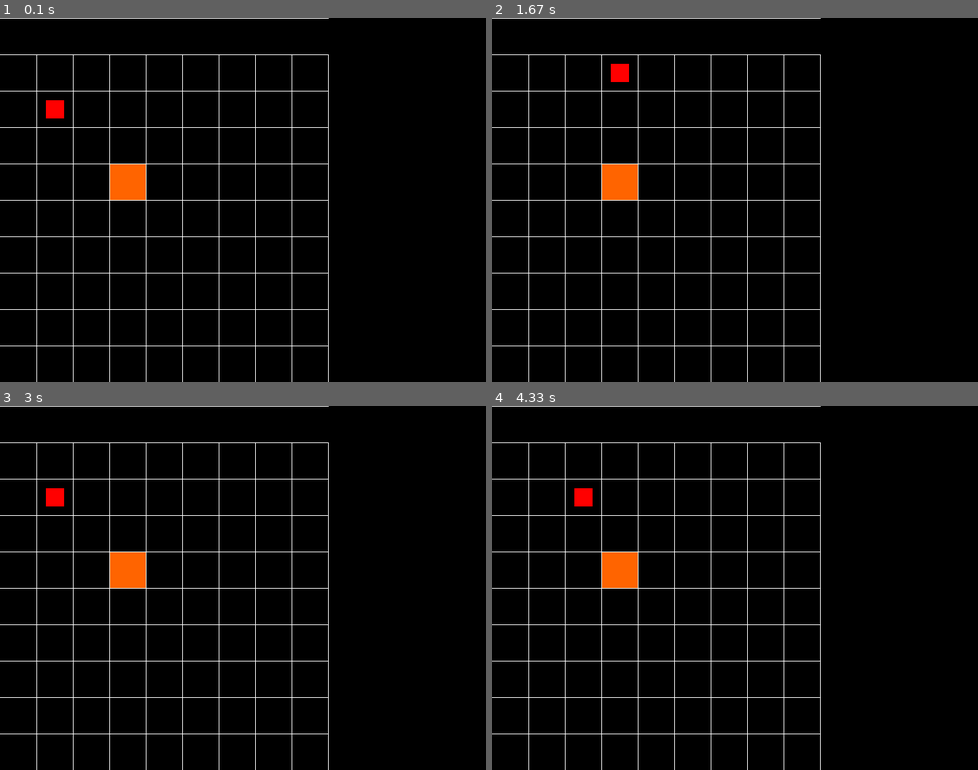
Above: before the commit, frames 1-4 (two rows, left to right).
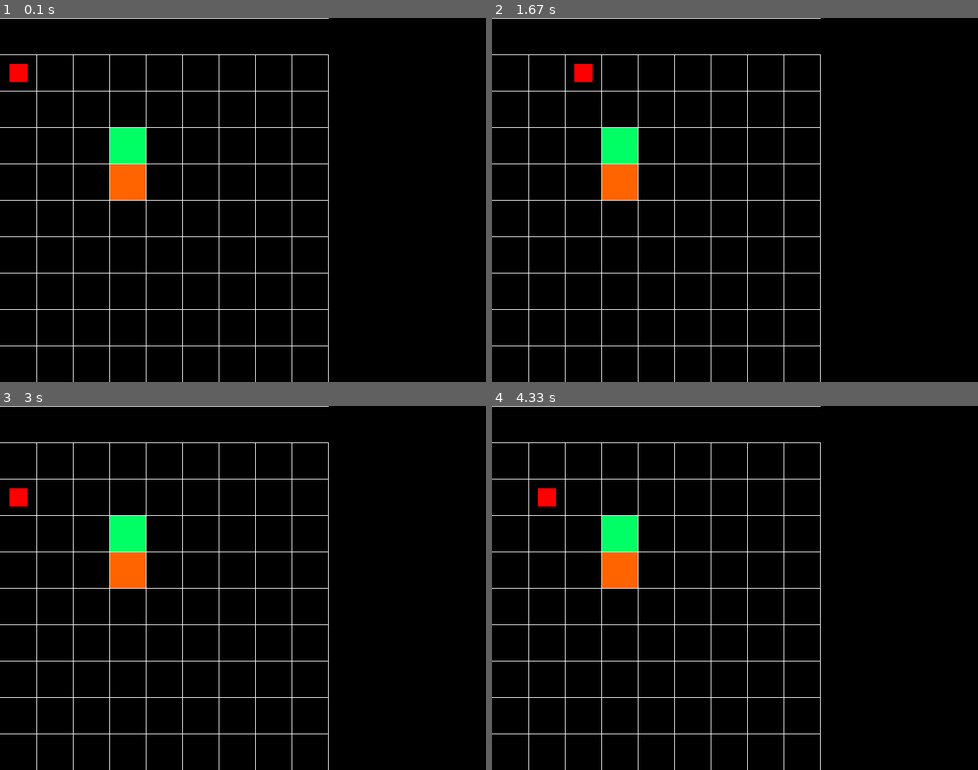
Above: after the commit, the same moments.

Repository: Tariq-C/AI-Village
Game: pygame game, started from 2D-GameDesign/TileGameTest/TileGameTest.py
Same seed, same stepped clock (60 frames per second), same inputs: the game is played once before the commit and once after it.
Inputs:
- Up to frame 1 (0.1 s): no input
- Up to frame 2 (1.67 s): hold D 0.33-0.8 s; hold W 0.83-1.13 s; hold D 1.17-1.63 s
- Up to frame 3 (3 s): hold A 1.67-2.2 s; hold S 2.23-2.53 s; hold A 2.57-2.97 s
- Up to frame 4 (4.33 s): hold W 3-3.37 s; hold D 3.4-4.03 s; hold S from 4.07 s (still down)

The runs differ from the first frame. In frame 1, 1.1% of the frame differs, in the area x 1-30%, y 12-40%; in frame 2, 1.1%; in frame 3, 1.1%; in frame 4, 1.1%.

Commit message:
Update 2
Changes Created Tiled Resources
Changes Agents to work with them
Changed Loops to make it turn based

Diff:
--- a/2D-GameDesign/TileGameTest/Agent.py
+++ b/2D-GameDesign/TileGameTest/Agent.py
@@ -1,14 +1,16 @@
 import pygame as pg
+import numpy as np
 from GameSettings import *
 
 class Agent(pg.sprite.Sprite):
     #sprite for agents
-    def __init__(self, game, startX, startY):
-        self.groups = game.all_agents
+    def __init__(self, game, startX, startY, AgentI):
+        self.isTurn = True
+        self.groups = game.agents
         pg.sprite.Sprite.__init__(self)
         self.game = game
         self.image = pg.Surface((TILESIZE/2, TILESIZE/2)) # The Ones are for aesthetics
-        self.image.fill(PlayerColours[0])
+        self.image.fill(PlayerColours[AgentI])
         self.rect = self.image.get_rect()
         self.rect.center = (WIDTH/2, HEIGHT/2)
 
@@ -17,32 +19,72 @@
         self.y = startY
         # Agent Starting Parameters
 
+        self.AgentI = AgentI
+
+        #TODO: Clean up to take values from resources in the system
+
+
         self.maxHp = 100
         self.Hp = self.maxHp
         self.maxHunger = 100
         self.Hunger = self.maxHunger
+        self.HungerL = 1
+        self.maxThirst = 100
+        self.Thirst = self.maxThirst
+        self.ThirstL = 2
 
+
+
+        self.maxBN = np.array((self.maxHunger, self.maxThirst))
+        self.BNeeds = np.array((self.Hunger, self.Thirst))
+        self.BNLoss = np.array((self.HungerL, self.ThirstL))
+
+
+
+    # Checks to see if a player is in a resource and if so will do the logic for it
     def in_resource(self):
         for resource in self.game.resources:
             if resource.x == self.x and resource.y == self.y:
-                self.Hunger += 5
-                resource.CurrentFood -= 5
 
-                if self.Hunger > self.maxHunger:
-                    self.Hunger = self.maxHunger
+                self.BNeeds[resource.index] += resource.Potency
+                resource.CurrentAmount -= resource.Potency
+                resource.turnUpdate()
 
+                if self.BNeeds[resource.index] > self.maxBN[resource.index]:
+                    self.BNeeds[resource.index] = self.maxBN[resource.index]
+
+
+    # Movement Logic
     def move(self, dx=0, dy=0):
             self.x += dx
             self.y += dy
-            self.Hunger -= 1
+
+
+            self.BNeeds = self.BNeeds - self.BNLoss
+
+
+            # Grid Restrictions
             if self.x > 8 or self.x < 0:
                 self.x += -1 * dx
             if self.y > 8 or self.y < 0:
-                self.y += -1*dy
-            print(self.Hunger)
+                self.y += -1 * dy
+            self.isTurn = False
 
 
+    # Updates the Needs of the player for printing (May Delete Later)
+    def updatestats(self):
+        self.Hunger = self.BNeeds[0]
+        self.Thirst = self.BNeeds[1]
+        print("Agent ", self.AgentI, self.Hunger, self.Thirst)
+
+    # Updates that will happen at every frame
     def update(self):
         self.rect.x = self.x * TILESIZE + TILESIZE/4 # The last additions are for aesthetics
         self.rect.y = self.y * TILESIZE + TILESIZE + TILESIZE/4 # The last additions are for aesthetics
+
+
+    # Updates that will happen every time a player moves
+    def turnUpdate(self, dx=0, dy=0):
+        self.move(dx, dy)
         self.in_resource()
+        self.updatestats()
--- /dev/null
+++ b/2D-GameDesign/TileGameTest/GUI.py
@@ -0,0 +1,38 @@
+import pygame as pg
+from GameSettings import *
+
+class GUI(pg.sprite.Sprite):
+    #sprite for agents
+    def __init__(self, game):
+        pg.sprite.Sprite.__init__(self)
+        pg.font.init()
+        self.game = game
+
+        self.HP = 0
+        self.Hunger = 0
+        # create a font object.
+        # 1st parameter is the font file
+        # which is present in pygame.
+        # 2nd parameter is size of the font
+        self.font = pg.font.Font(None, 32)
+
+        # create a text suface object,
+        # on which text is drawn on it.
+        self.HealthLabel = self.font.render('Health', True, WHITE)
+        #self.Health = self.font.render(self.HP, True, WHITE)
+
+        # create a rectangular object for the
+        # text surface object
+        self.HealthLabelRect = self.HealthLabel.get_rect()
+        #self.HealthRect = self.Health.get_rect()
+
+        # set the center of the rectangular object.
+        self.HealthLabelRect.center = (WIDTH - GUIX/2, HEIGHT - GUIY/2)
+
+
+
+
+    def update(self, agent):
+        self.HP = agent.HP
+        self.Hunger = agent.Hunger
+        pass
--- a/2D-GameDesign/TileGameTest/GameSettings.py
+++ b/2D-GameDesign/TileGameTest/GameSettings.py
@@ -15,6 +15,7 @@
 YELLOW = (255, 255, 0)
 BLACK = (0, 0, 0)
 
+# Resource Tile Colours
 RRED = (255, 100, 0)
 RGREEN = (0, 255, 100)
 RBLUE = (100, 0, 255)
--- a/2D-GameDesign/TileGameTest/Food.py
+++ b/2D-GameDesign/TileGameTest/ResourceTile.py
@@ -2,14 +2,14 @@
 from GameSettings import *
 import random as rdm
 
-class Food(pg.sprite.Sprite):
+class ResourceTile(pg.sprite.Sprite):
     #sprite for agents
-    def __init__(self, game, startX, startY):
-        self.groups = game.all_agents, game.resources
+    def __init__(self, game, startX, startY, index):
+        self.groups = game.resources
         pg.sprite.Sprite.__init__(self)
         self.game = game
         self.image = pg.Surface((TILESIZE-1, TILESIZE-1)) # The Ones are for aesthetics
-        self.image.fill(ResourceColours[0])
+        self.image.fill(ResourceColours[index])
         self.rect = self.image.get_rect()
         self.rect.center = (WIDTH/2, HEIGHT/2)
 
@@ -17,16 +17,24 @@
         self.x = startX
         self.y = startY
         # Agent Starting Parameters
-        self.CurrentFood = rdm.randint(30, 50)
-        self.MaxFood = self.CurrentFood
+        self.CurrentAmount = rdm.randint(60, 90)
+        self.Potency = rdm.randint(10, 15)
 
+        self.index = index
+
+    # When out of resource, will appear elsewhere
     def regrow(self):
         self.x = rdm.randint(0, 8)
         self.y = rdm.randint(0, 8)
-        self.CurrentFood = rdm.randint(30, 50)
+        self.CurrentAmount = rdm.randint(60, 90)
+        self.Potency = rdm.randint(10, 15)
 
+    # Updates every frame
     def update(self):
-        if self.CurrentFood < 0:
-            self.regrow()
         self.rect.x = self.x * TILESIZE + 1  # The last additions are for aesthetics
         self.rect.y = self.y * TILESIZE + TILESIZE + 1
+
+    # Updates to happen when a player moves into the tile
+    def turnUpdate(self):
+        if self.CurrentAmount < 0:
+            self.regrow()
--- a/2D-GameDesign/TileGameTest/TileGameTest.py
+++ b/2D-GameDesign/TileGameTest/TileGameTest.py
@@ -7,7 +7,8 @@
 import sys
 from GameSettings import *
 from Agent import *
-from Food import *
+from ResourceTile import *
+from GUI import *
 
 class Game:
     def __init__(self):
@@ -19,6 +20,9 @@
 
         pg.display.set_caption("This Is A Test Game")  # Sets the title on Game Window
         self.clock = pg.time.Clock()  # Game Clock
+        self.resourceTileI = 0
+        self.agentI = 0
+
 
     def run(self):
         # Game Loop
@@ -26,41 +30,67 @@
         while self.inGame:
             # Keep game running at our defined FPS
             self.clock.tick(FPS)
-            self.events()
-            self.update()
-            self.draw()
+            for agent in self.agents:
+                agent.isTurn = True
+                while agent.isTurn == True:
+                    #TODO: Write the Draw UI code
+                    self.drawUI(agent)
+                    self.turnevents(agent)
+                    self.update()
+                    self.draw()
 
     def update(self):
         # Game Loop Update
         self.resources.update()
-        self.all_agents.update()
+        self.agents.update()
 
-    def events(self):
-        # Process input(events)
-        for event in pg.event.get():  # All events are stored in pg.event
+    def turnevents(self, agent):
+        for event in pg.event.get():
+            #TODO: Make the quit work on every click not just intermediate ones
             if event.type == pg.QUIT:  # pg.QUIT == red x on top right of screen
                 if self.inGame:
                     self.inGame = False
                 self.running = False
-
             if event.type == pg.KEYDOWN:
                 if event.key == pg.K_w:
-                    self.agent1.move(dy=-1)
+                    agent.turnUpdate(dy=-1)
                 if event.key == pg.K_a:
-                    self.agent1.move(dx=-1)
+                    agent.turnUpdate(dx=-1)
                 if event.key == pg.K_s:
-                    self.agent1.move(dy=1)
+                    agent.turnUpdate(dy=1)
                 if event.key == pg.K_d:
-                    self.agent1.move(dx=1)
+                    agent.turnUpdate(dx=1)
 
+    # Events that take place at every frame
+    def events(self):
+        # Process input(events)
+        for event in pg.event.get():  # All events are stored in pg.event
+            for agent in self.agents:
+                agent.isTurn = True
+                while agent.isTurn == True: #Logic to make it so only one player can make a move at a time
+                    self.turnevents(agent)
+                    self.update()
+                    self.draw()
+
+    # Will draw the UI when completed
+    def drawUI(self, agent):
+        #TODO: Write this code
+        #self.GUI.draw(self.screen, )
+        pass
+
+    # Draws the changes in states to the screen
     def draw(self):
         # Game Loop Events
 
         self.screen.fill(BLACK)
         self.draw_grid()
         self.resources.draw(self.screen)
-        self.all_agents.draw(self.screen)
+        self.agents.draw(self.screen)
         pg.display.flip()  # Make sure to do this after Double buffer
+
+    # This is a method used to draw the grid within the simulation
+    # Input: None
+    # Output: A Grid drawn on the GUI
 
     def draw_grid(self):
         for x in range(GUIY, WIDTH-GUIX+1, TILESIZE):
@@ -68,14 +98,33 @@
         for y in range(0, HEIGHT, TILESIZE):
             pg.draw.line(self.screen, WHITE, (0, y), (WIDTH-GUIX, y))
 
+    # This is a method to create a new Agent
+    # Input: Takes the x and y position on the grid
+    # Output: Adds a new Agents to the group agents
+    def newAgent(self,  positionX, positionY):
+        self.agents.add(Agent(self, positionX, positionY, self.agentI))
+        self.agentI += 1
+
+    # This is a method to create a new Resource Tile
+    # Input: Takes the x and y position on the grid
+    # Output: Adds a new Resource Tile to the group resources
+    def newReourceTile(self, positionX, positionY):
+        self.resources.add(ResourceTile(self, positionX, positionY, self.resourceTileI))
+        self.resourceTileI += 1
+
+    # This is the method when starting a new game
     def new(self):
         #Starts Game
         self.resources = pg.sprite.Group()
-        self.all_agents = pg.sprite.Group()
-        self.food1 =  Food(self, 3, 3)
-        self.agent1 = Agent(self, 1, 1)
-        self.resources.add(self.food1)
-        self.all_agents.add(self.agent1)
+        self.agents = pg.sprite.Group()
+        self.GUI = pg.sprite.Group()
+        self.gui1 = GUI(self)
+
+        self.newReourceTile(3, 3)
+        self.newReourceTile(3, 2)
+
+        self.newAgent(0, 0)
+        self.GUI.add(self.gui1)
         self.run()
 
 
Not shown, added: Paper-Work/Project Proposal and Weeks 1 & 2.docx
